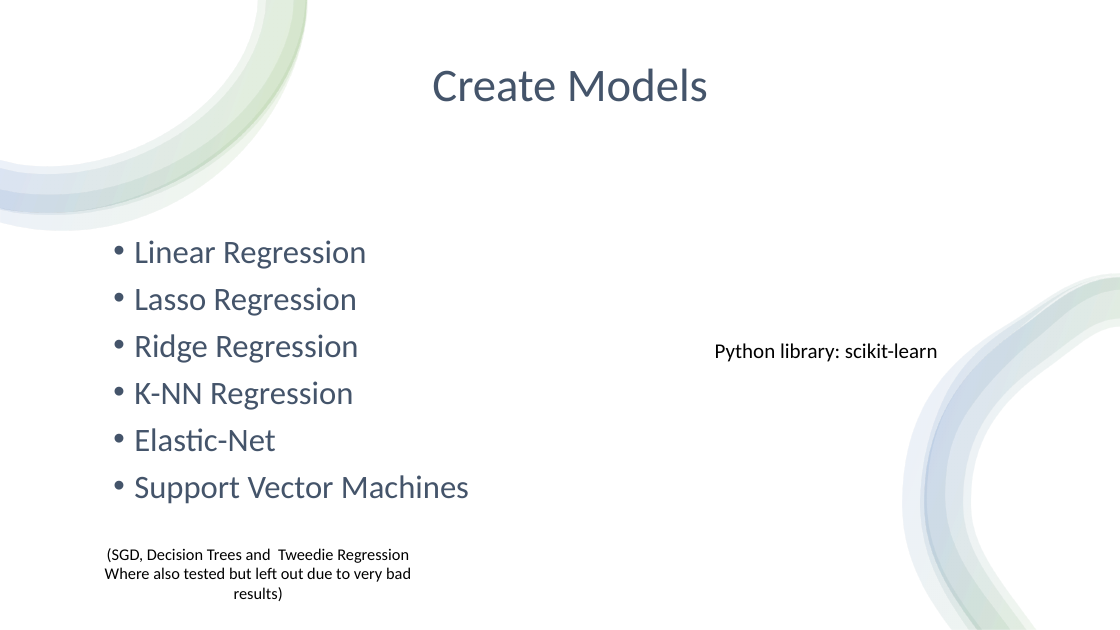
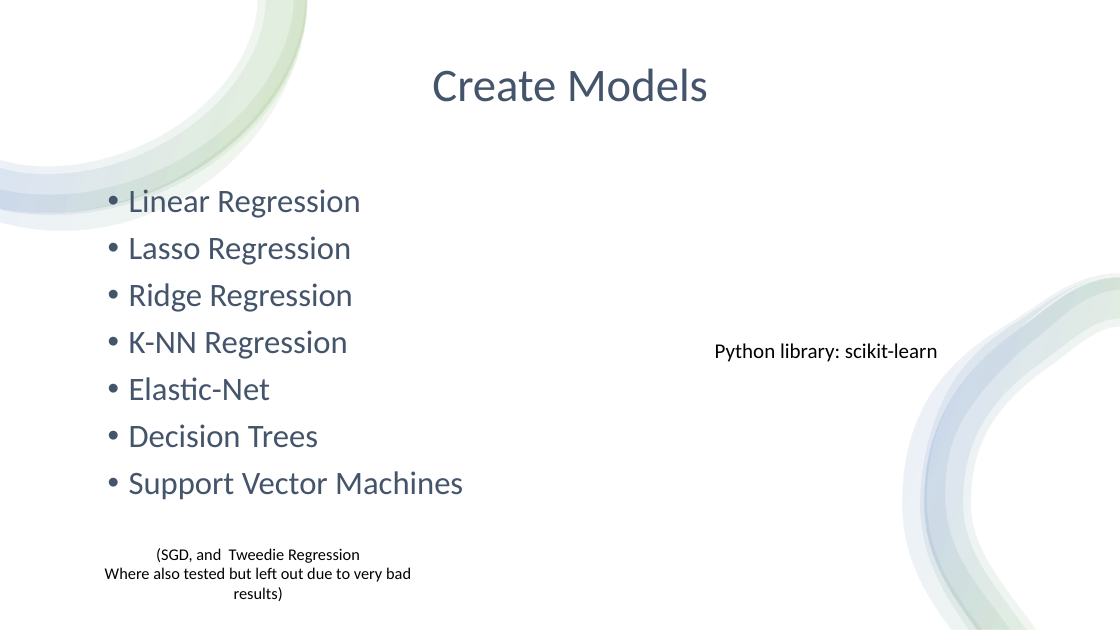
Before and after one commit to vGkatsis/ML_covid-19_Mortality_Predictor, a slide deck: slide 4 of presentation/Presentation.pptx. Drawn at 1120x630 pixels with LibreOffice and Linux fonts; fonts in the diff are those of the drawing. Boxes give left, top, right and bottom in pixels: in the first picture for what was removed or moved away, otherwise in the second. Text is boxed around its words. In the diff, an @@ line names an element or a change of style, - is before the commit and + after.

```diff
--- a/presentation/Presentation.pptx
+++ b/presentation/Presentation.pptx
@@ text "Linear Regression": place and size @@
-text "Linear Regression" at <box>134,240,469,504</box>
+text "Linear Regression" at <box>129,189,463,500</box>
@@ text at <box>129,424,318,447</box>: paragraph added @@
+• Decision Trees
@@ text at <box>156,548,360,563</box>: text changed @@
-(SGD, Decision Trees and Tweedie Regression
+(SGD, and Tweedie Regression
```
Also in this commit, not shown: 1 other slide changed, 1 other file.
